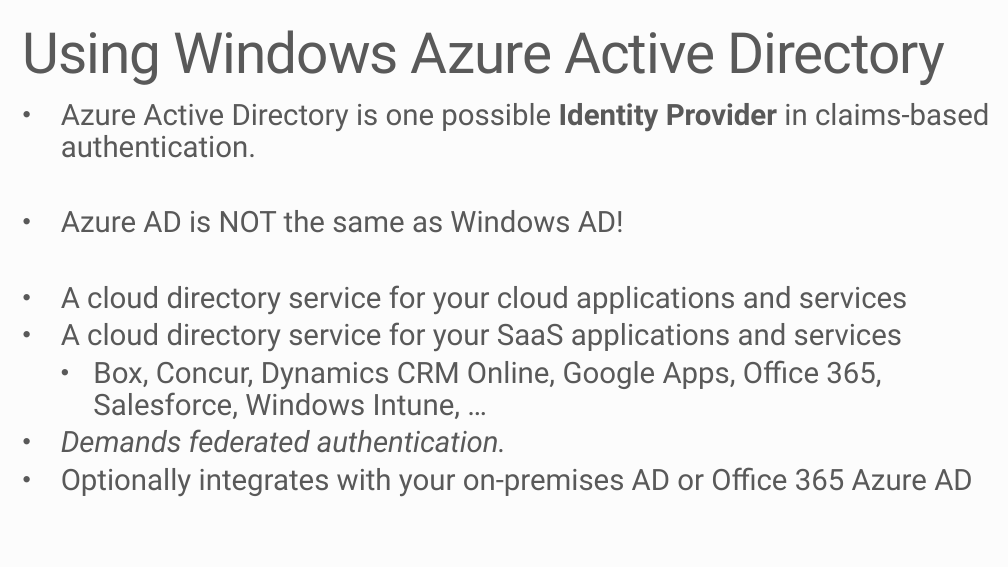
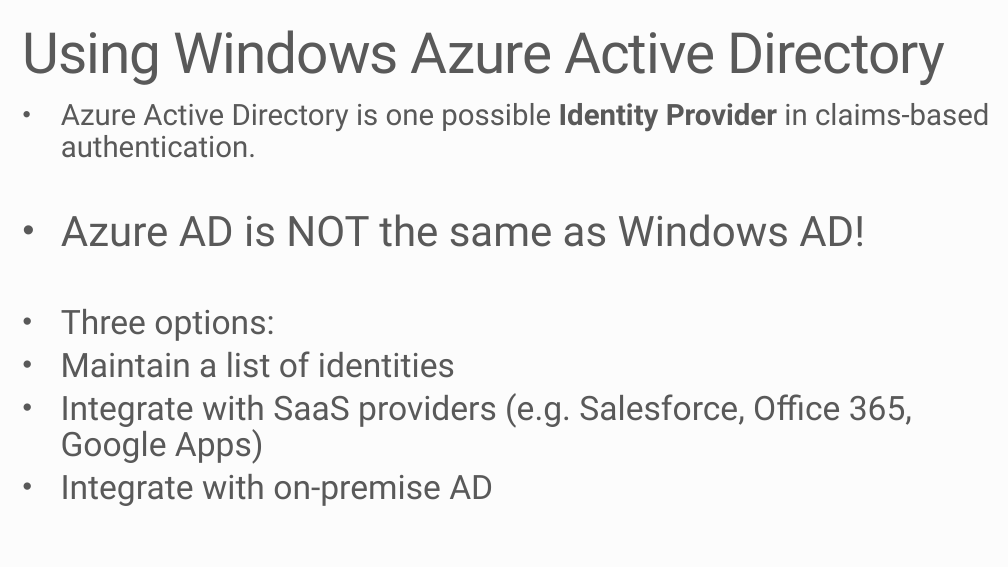
Before and after one commit to MRCollective/WindowsAzureBootcampPerth2014, a slide deck: slide 12 of 7_Authentication/Authentication.pptx (slide 13 before the commit). Drawn at 1008x567 pixels with LibreOffice and Linux fonts; fonts in the diff are those of the drawing. Boxes give left, top, right and bottom in pixels: in the first picture for what was removed or moved away, otherwise in the second. Text is boxed around its words. In the diff, an @@ line names an element or a change of style, - is before the commit and + after.

```diff
--- a/7_Authentication/Authentication.pptx
+++ b/7_Authentication/Authentication.pptx
@@ text at [61, 214, 865, 247]: size 28 to 40 pt in "Azure AD is NOT the same as ..."; more space between paragraphs @@
@@ text at [61, 309, 912, 506]: text changed; size 28 to 32 pt @@
-• A cloud directory service for your cloud applications and services
-• A cloud directory service for your SaaS applications and services
-  • Box, Concur, Dynamics CRM Online, Google Apps, Office 365, Salesforce, Windows Intune, …
-• Demands federated authentication.
-• Optionally integrates with your on-premises AD or Office 365 Azure AD
+• Three options:
+• Maintain a list of identities
+• Integrate with SaaS providers (e.g. Salesforce, Office 365, Google Apps)
+• Integrate with on-premise AD
```
Also in this commit, not shown: 7 other slides changed, 7 slides added, 17 slides removed, 5 other files.
